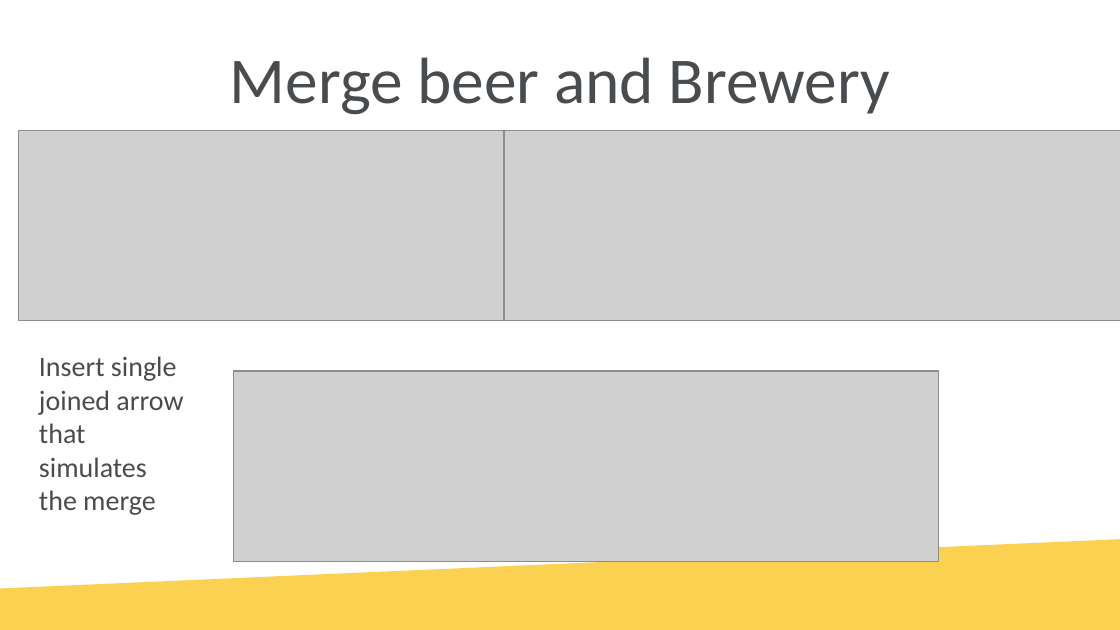
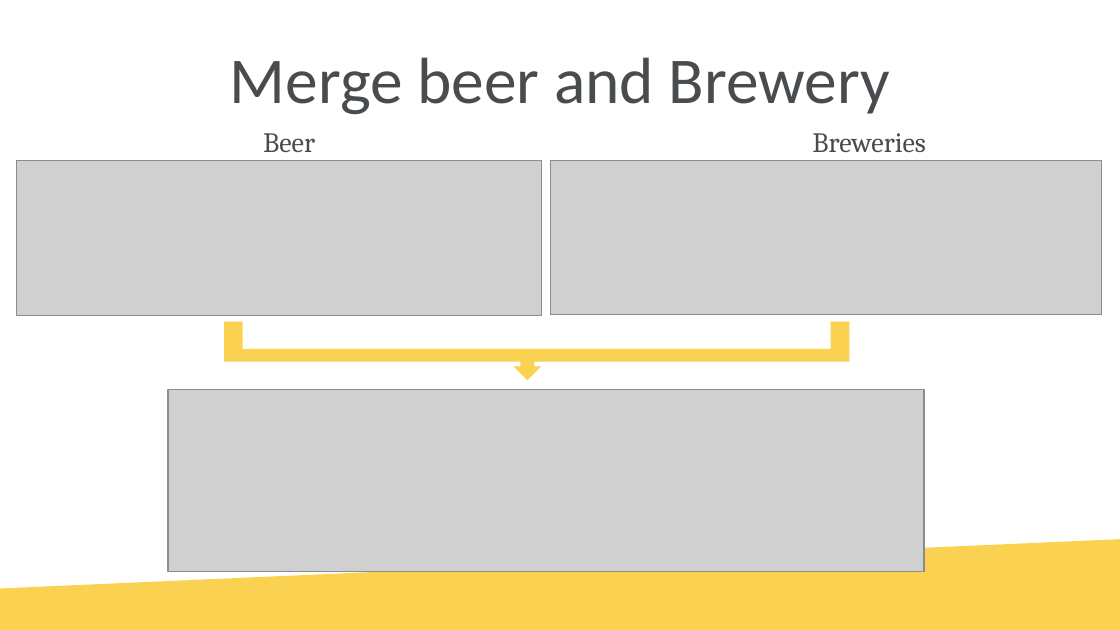
Before and after one commit to tschwebke/DDS6306-Group-Project-1, a slide deck: slide 5 of DS6306 Group Project 1.pptx. Drawn at 1120x630 pixels with LibreOffice and Linux fonts; fonts in the diff are those of the drawing; grey boxes stand for pictures; background and template pictures are left out. Boxes give left, top, right and bottom in pixels: in the first picture for what was removed or moved away, otherwise in the second. Text is boxed around its words. In the diff, an @@ line names an element or a change of style, - is before the commit and + after.

```diff
--- a/DS6306 Group Project 1.pptx
+++ b/DS6306 Group Project 1.pptx
@@ text added at [263, 133, 315, 152], 18 pt, text #494C4F @@
+Beer
@@ text added at [812, 133, 926, 152], 18 pt, text #494C4F @@
+Breweries
@@ picture: place and size @@
-picture at [19, 130, 728, 320]
+picture at [16, 161, 541, 316]
@@ picture: place and size @@
-picture at [504, 130, 1120, 320]
+picture at [551, 161, 1102, 316]
@@ rectangle added at [224, 321, 243, 352], fill #FBD151 @@
@@ rectangle added at [831, 321, 850, 352], fill #FBD151 @@
@@ text removed at [39, 356, 183, 515] @@
-Insert single joined arrow that simulates the merge
@@ rectangle added at [223, 349, 848, 361], fill #FBD151 @@
@@ down arrow added at [513, 353, 541, 381], fill #FBD151 @@
@@ picture: place and size @@
-picture at [233, 371, 937, 561]
+picture at [168, 390, 924, 571]
```
Also in this commit, not shown: 2 other slides changed.
